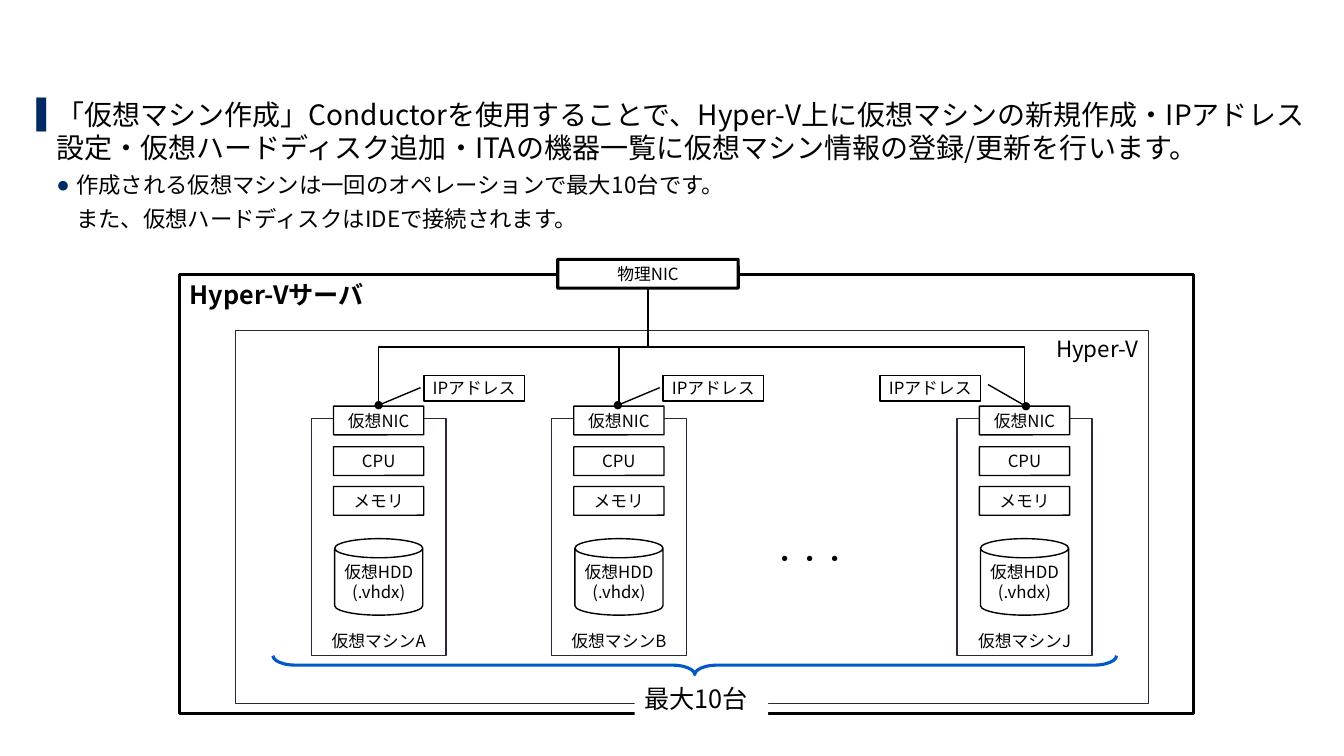
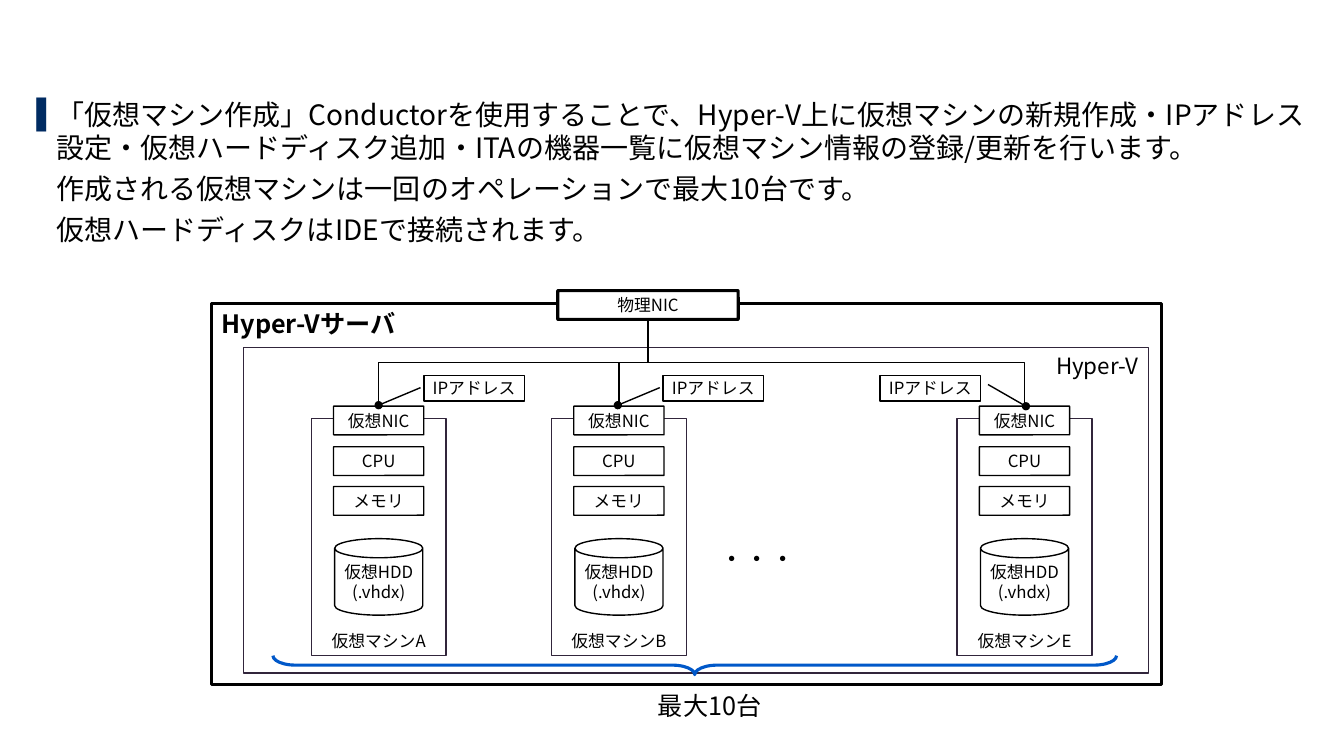
Before and after one commit to exastro-suite/SettingSamples-ITA-HyperV, a slide deck: slide 9 of docs/setting-samples-hyperv-overview_ja.pptx. Drawn at 1344x756 pixels with LibreOffice and Linux fonts; fonts in the diff are those of the drawing; background and template pictures are left out. Boxes give left, top, right and bottom in pixels: in the first picture for what was removed or moved away, otherwise in the second. Text is boxed around its words. In the diff, an @@ line names an element or a change of style, - is before the commit and + after.

```diff
--- a/docs/setting-samples-hyperv-overview_ja.pptx
+++ b/docs/setting-samples-hyperv-overview_ja.pptx
@@ text at bbox=[56, 175, 869, 202]: size 16 to 20 pt in "作成される仮想マシンは一回のオペレーションで最大10台です。"; bullet ● to none; list level 2 to 1 in "作成される仮想マシンは一回のオペレーションで最大10台です。" @@
@@ text at bbox=[56, 216, 600, 243]: text changed; size 16 to 20 pt @@
-  また、仮想ハードディスクはIDEで接続されます。
+仮想ハードディスクはIDEで接続されます。
@@ rounded rectangle "物理NIC": place and size @@
-rounded rectangle "物理NIC" at bbox=[558, 259, 738, 288]
+rounded rectangle "物理NIC" at bbox=[558, 290, 738, 320]
@@ rectangle "Hyper-Vサーバ": place and size @@
-rectangle "Hyper-Vサーバ" at bbox=[179, 275, 1193, 714]
+rectangle "Hyper-Vサーバ" at bbox=[212, 303, 1162, 686]
@@ elbow line moved from (648, 288) - (379, 406) to (648, 320) - (379, 406) @@
@@ elbow line moved from (648, 288) - (619, 406) to (648, 320) - (619, 406) @@
@@ elbow line moved from (648, 288) - (1024, 406) to (648, 320) - (1024, 406) @@
@@ rectangle "Hyper-V": place and size @@
-rectangle "Hyper-V" at bbox=[236, 331, 1149, 704]
+rectangle "Hyper-V" at bbox=[243, 348, 1148, 674]
@@ text "・・・": place and size @@
-text "・・・" at bbox=[772, 555, 848, 561]
+text "・・・" at bbox=[720, 555, 796, 561]
@@ text in rectangle at bbox=[978, 633, 1072, 649]: text changed @@
-仮想マシンJ
+仮想マシンE
@@ text "最大10台": place and size @@
-text "最大10台" at bbox=[645, 687, 749, 710]
+text "最大10台" at bbox=[658, 694, 762, 717]
```
Also in this commit, not shown: 10 other slides changed, 1 other file.
